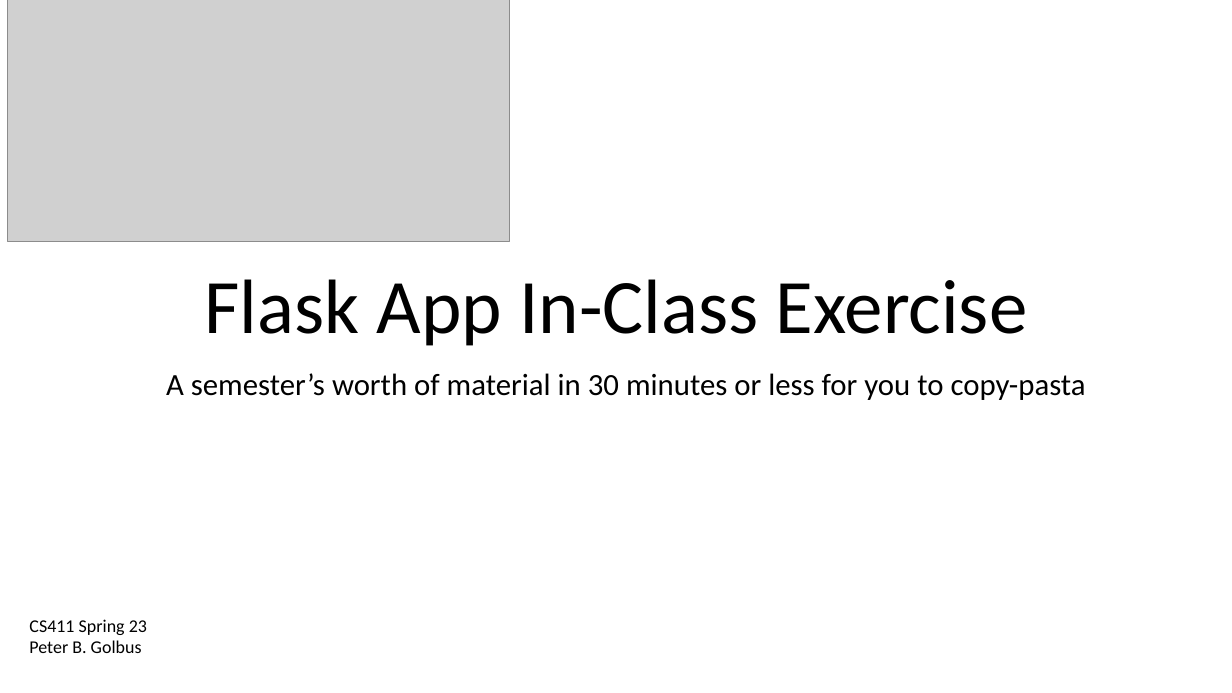
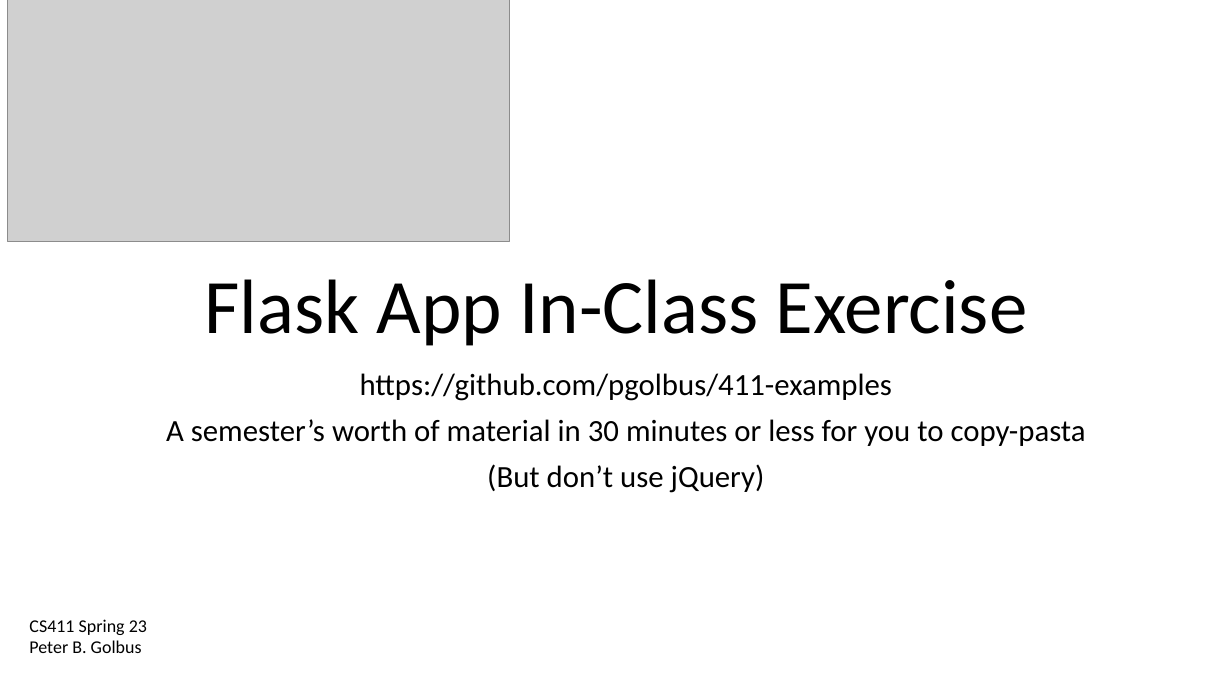
Before and after one commit to pgolbus/411-examples, a slide deck: slide 1 of flask apps.pptx. Drawn at 1232x693 pixels with LibreOffice and Linux fonts; fonts in the diff are those of the drawing; grey boxes stand for pictures. Boxes give left, top, right and bottom in pixels: in the first picture for what was removed or moved away, otherwise in the second. Text is boxed around its words. In the diff, an @@ line names an element or a change of style, - is before the commit and + after.

Commit message:
in class flask apps

```diff
--- a/flask apps.pptx
+++ b/flask apps.pptx
@@ subtitle at box(360, 373, 892, 401): paragraph added @@
+https://github.com/pgolbus/411-examples
@@ subtitle at box(487, 464, 765, 493): paragraph added @@
+(But don’t use jQuery)
```
Also in this commit, not shown: 3 slides added.
